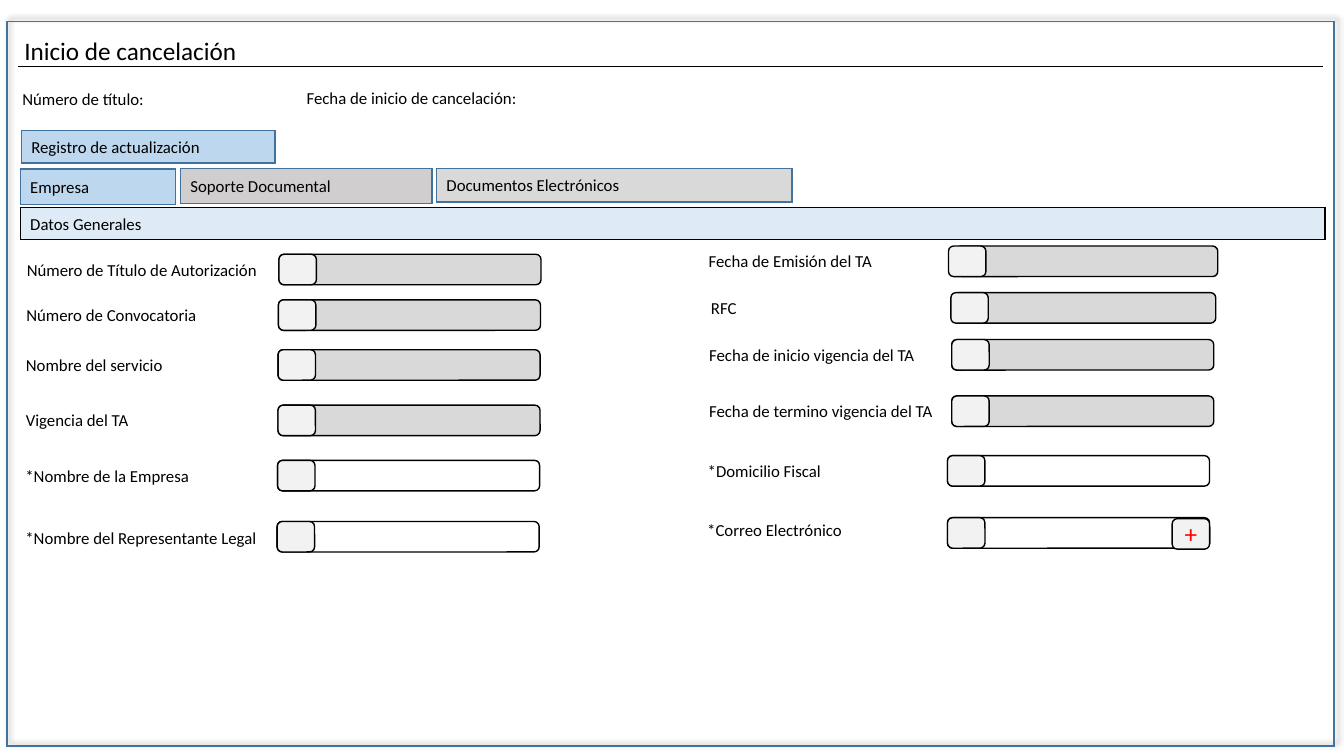
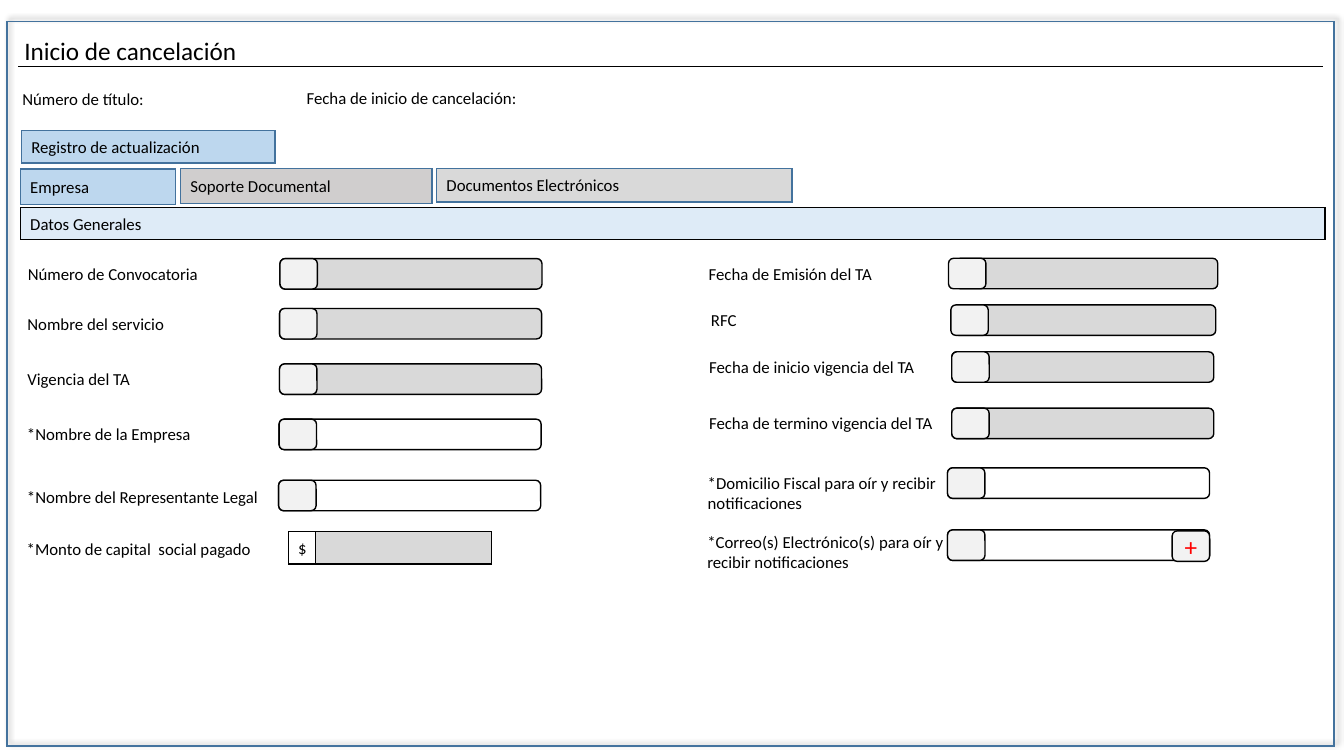
Before and after one commit to EDDIE83/Documentos, a slide deck: slide 6 of TAF 092019/Cancelación.pptx. Drawn at 1344x756 pixels with LibreOffice and Linux fonts; fonts in the diff are those of the drawing. Boxes give left, top, right and bottom in pixels: in the first picture for what was removed or moved away, otherwise in the second. Text is boxed around its words. In the diff, an @@ line names an element or a change of style, - is before the commit and + after.

```diff
--- a/TAF 092019/Cancelación.pptx
+++ b/TAF 092019/Cancelación.pptx
@@ text removed at <box>27,264,256,276</box> @@
-Número de Título de Autorización
@@ rounded rectangle removed at <box>279,254,541,284</box> @@
@@ rounded rectangle removed at <box>279,254,317,284</box> @@
@@ 10 rounded rectangles, 5 texts: place and size @@
-10 rounded rectangles, 5 texts at <box>25,299,540,552</box>
+10 rounded rectangles, 5 texts at <box>27,259,542,510</box>
@@ 13 rounded rectangles, 4 texts: place and size @@
-13 rounded rectangles, 4 texts at <box>709,246,1218,549</box>
+13 rounded rectangles, 4 texts at <box>709,258,1218,562</box>
@@ text at <box>708,477,935,509</box>: text changed @@
-*Domicilio Fiscal
+*Domicilio Fiscal para oír y recibir notificaciones
@@ rectangle added at <box>288,531,492,565</box>, fill #D9D9D9, outline #000000 1 pt @@
@@ rectangle added at <box>288,531,316,565</box>, fill #FFFFFF, outline #000000 1 pt, 12 pt, text #000000 @@
+$
@@ text at <box>707,536,944,568</box>: text changed @@
-*Correo Electrónico
+*Correo(s) Electrónico(s) para oír y recibir notificaciones
@@ text added at <box>27,543,250,558</box>, 12 pt, text #000000 @@
+*Monto de capital social pagado
```
Also in this commit, not shown: 20 other slides changed, 4 other files.
